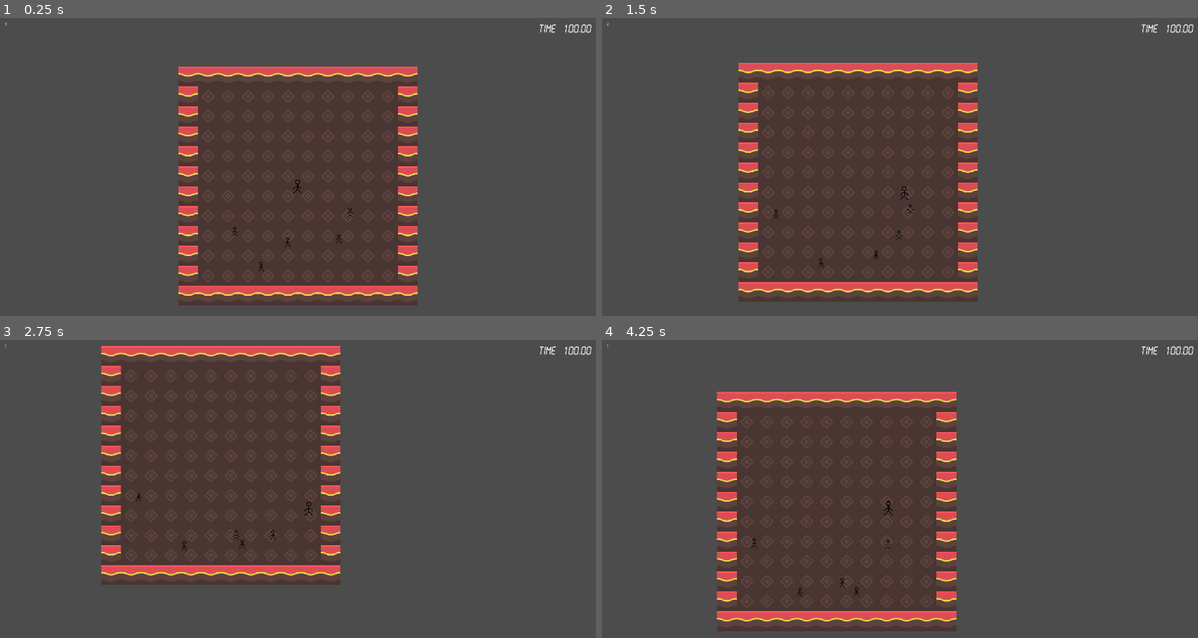
Above: before the commit, frames 1-4 (two rows, left to right).
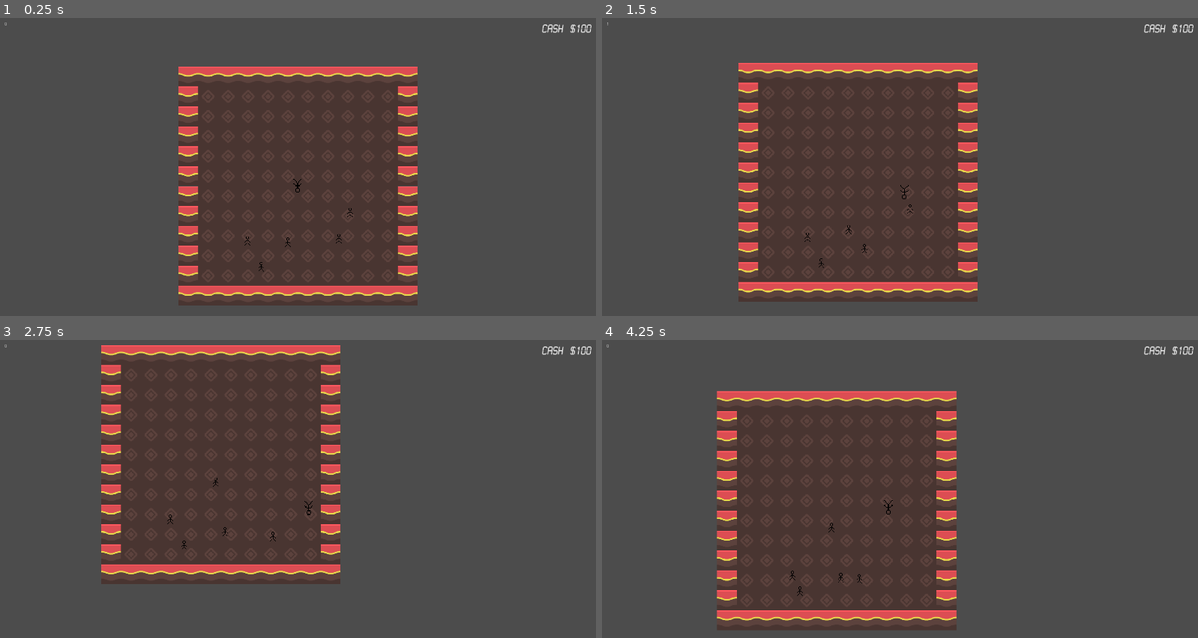
Above: after the commit, the same moments.

Repository: silentcoder99/LD46
Game: Godot game, scene res://Main.tscn
Two runs of this game, one before a commit and one after it. Both use one fixed random seed, a clock stepped at 60 frames per second and the inputs below.
Inputs (mouse positions are in pixels of both pictures, inside the frame that each line leads up to):
- Up to frame 1 (0.25 s): no input
- Up to frame 2 (1.5 s): tap Enter at 0.5 s; move the mouse to (1031, 169) at 0.52 s; hold Right (ui_right) 0.53-1.28 s; move the mouse to (780, 202) at 1.27 s; hold Down (ui_down) from 1.28 s (still down)
- Up to frame 3 (2.75 s): move the mouse to (357, 435) at 2.02 s; release Down (ui_down) at 2.03 s; hold Right (ui_right) from 2.03 s (still down)
- Up to frame 4 (4.25 s): move the mouse to (870, 575) at 2.77 s; release Right (ui_right) at 2.78 s; hold Up (ui_up) 2.78-3.53 s; move the mouse to (1078, 557) at 3.52 s; hold Left (ui_left) from 3.53 s (still down)

The runs differ from the first frame. In frame 1, 0.2% of the frame differs, in the area x 0-98%, y 1-77%; in frame 2, 0.2%; in frame 3, 2.7%, in the area x 0-98%, y 1-83%; in frame 4, 2.7%.

Commit message:
Add some incredible dancing

Diff:
--- a/Main.gd
+++ b/Main.gd
@@ -2,7 +2,7 @@
 
 export (int) var spawn_amount
 export (int) var spawn_area
-export (PackedScene) var Enemy
+export (PackedScene) var Partier
 export var time_limit = 100
 
 var damage_fade = 0
@@ -22,16 +22,16 @@
 		spawn_position.x = randi() % (spawn_area * 2) - spawn_area
 		spawn_position.y = randi() % (spawn_area * 2) - spawn_area
 
-		var enemy = Enemy.instance()
-		add_child(enemy)
-		enemy.position = spawn_position
+		var partier = Partier.instance()
+		add_child(partier)
+		partier.position = spawn_position
 
 func _process(delta):
 	time_limit -= delta
 	if time_limit <= 0:
 		get_tree().reload_current_scene()
 
-	$UI/DebugLabel.text = str($Player.nearby_enemies) + '\n'
+	$UI/DebugLabel.text = str($Player.nearby_partiers) + '\n'
 
 	if damage_fade >= 0:
 		$UI/DamageRect.color = transparent.linear_interpolate(opaque, damage_fade)
--- a/Main.tscn
+++ b/Main.tscn
@@ -1,20 +1,20 @@
 [gd_scene load_steps=9 format=2]
 
 [ext_resource path="res://Main.gd" type="Script" id=1]
-[ext_resource path="res://Enemy.tscn" type="PackedScene" id=2]
+[ext_resource path="res://Partier.tscn" type="PackedScene" id=2]
 [ext_resource path="res://tilesheet.png" type="Texture" id=3]
 [ext_resource path="res://Player.tscn" type="PackedScene" id=4]
 [ext_resource path="res://fonts/LCD-N___.TTF" type="DynamicFontData" id=5]
 
-[sub_resource type="ConvexPolygonShape2D" id=7]
+[sub_resource type="ConvexPolygonShape2D" id=1]
 points = PoolVector2Array( 0, 0, 64, 0, 64, 64, 0, 64 )
 
-[sub_resource type="TileSet" id=6]
+[sub_resource type="TileSet" id=2]
 0/name = "tilesheet.png 0"
 0/texture = ExtResource( 3 )
 0/tex_offset = Vector2( 0, 0 )
 0/modulate = Color( 1, 1, 1, 1 )
-0/region = Rect2( 0, 0, 576, 192 )
+0/region = Rect2( 0, 0, 64, 64 )
 0/tile_mode = 2
 0/autotile/icon_coordinate = Vector2( 2, 0 )
 0/autotile/tile_size = Vector2( 64, 64 )
@@ -43,11 +43,12 @@
 script = ExtResource( 1 )
 spawn_amount = 5
 spawn_area = 300
-Enemy = ExtResource( 2 )
+Partier = ExtResource( 2 )
 time_limit = 3000
 
 [node name="TileMap" type="TileMap" parent="."]
-tile_set = SubResource( 6 )
+tile_set = SubResource( 2 )
+cell_quadrant_size = 64
 format = 1
 tile_data = PoolIntArray( -327686, 0, 2, -327685, 0, 2, -327684, 0, 2, -327683, 0, 2, -327682, 0, 2, -327681, 0, 2, -39 …(2411 unchanged characters)…
 __meta__ = {
@@ -67,15 +68,15 @@
 "_edit_lock_": true
 }
 
-[node name="TimeLabel" type="Label" parent="UI"]
+[node name="MoneyLabel" type="Label" parent="UI"]
 anchor_left = 1.0
 anchor_right = 1.0
 margin_left = -270.0
 margin_top = 20.0
 margin_right = -20.0
 margin_bottom = 97.0
-custom_fonts/font = SubResource( 1 )
-text = "Time  100.00"
+custom_fonts/font = SubResource( 3 )
+text = "Cash  $100"
 align = 2
 
 [node name="DamageRect" type="ColorRect" parent="UI"]
--- a/Enemy.gd
+++ b/Partier.gd
@@ -6,33 +6,35 @@
 
 var screen_size
 
-var agro_old = false
-var agro = false
+var dancing_old = false
+var dancing = false
 var near_player = false
 
 var player
 var attraction
 
-func agro():
+func start_dancing():
 	near_player = true
 
-func unagro():
+func stop_dancing():
 	near_player = false
 
 func _process(delta):
+	if near_player:
+		dancing = true
+	else:
+		dancing = false
 
-	if near_player:
-		agro = true
-	else:
-		agro = false
+	if not dancing_old and dancing:
+		player.nearby_partiers += 1
+		$AnimatedSprite.play()
 
-	if not agro_old and agro:
-		player.nearby_enemies += 1
+	if dancing_old and not dancing:
+		player.nearby_partiers -= 1
+		$AnimatedSprite.stop()
+		$AnimatedSprite.set_frame(0)
 
-	if agro_old and not agro:
-		player.nearby_enemies -= 1
-
-	agro_old = agro
+	dancing_old = dancing
 
 func _ready():
 	screen_size = get_viewport_rect().size
--- a/Enemy.tscn
+++ b/Partier.tscn
@@ -1,15 +1,24 @@
-[gd_scene load_steps=5 format=2]
+[gd_scene load_steps=7 format=2]
 
-[ext_resource path="res://Enemy.gd" type="Script" id=1]
+[ext_resource path="res://Partier.gd" type="Script" id=1]
 [ext_resource path="res://person.png" type="Texture" id=2]
+[ext_resource path="res://person_upside_down.png" type="Texture" id=3]
 
 [sub_resource type="PhysicsMaterial" id=1]
 
-[sub_resource type="RectangleShape2D" id=2]
+[sub_resource type="SpriteFrames" id=2]
+animations = [ {
+"frames": [ ExtResource( 2 ), ExtResource( 3 ) ],
+"loop": true,
+"name": "dance",
+"speed": 5.0
+} ]
+
+[sub_resource type="RectangleShape2D" id=3]
 extents = Vector2( 4.5, 7.5 )
 
-[node name="Enemy" type="RigidBody2D" groups=[
-"enemy",
+[node name="Partier" type="RigidBody2D" groups=[
+"partier",
 ]]
 collision_layer = 3
 mode = 2
@@ -20,9 +29,10 @@
 min_move_time = 5.0
 max_move_time = 6
 
-[node name="Sprite" type="Sprite" parent="."]
+[node name="AnimatedSprite" type="AnimatedSprite" parent="."]
 scale = Vector2( 2, 2 )
-texture = ExtResource( 2 )
+frames = SubResource( 2 )
+animation = "dance"
 
 [node name="MoveTimer" type="Timer" parent="."]
 wait_time = 0.05
--- a/Player.gd
+++ b/Player.gd
@@ -2,7 +2,7 @@
 
 export var speed = 1000
 
-var nearby_enemies = 0
+var nearby_partiers = 0
 var boundary = 285
 
 func _process(delta):
@@ -20,27 +20,16 @@
 
 	apply_impulse(Vector2(), velocity.normalized() * speed);
 
-	#position += velocity.normalized() * speed * delta
-
-	#position.x = clamp(position.x, -boundary, boundary)
-	#position.y = clamp(position.y, -boundary, boundary)
-
-	#var mouse_position = get_global_mouse_position()
-	#look_at(mouse_position)
-
-	#Draw attraction radius
-	#update()
-
 func _input(event):
 	pass
 
 func _on_ProximityArea_body_entered(body):
-	if is_body_enemy(body):
-		body.agro()
+	if is_body_partier(body):
+		body.start_dancing()
 
 func _on_ProximityArea_body_exited(body):
-	if is_body_enemy(body):
-		body.unagro()
+	if is_body_partier(body):
+		body.stop_dancing()
 
-func is_body_enemy(body):
-	return "enemy" in body.get_groups()
+func is_body_partier(body):
+	return "partier" in body.get_groups()
--- a/Player.tscn
+++ b/Player.tscn
@@ -1,10 +1,19 @@
-[gd_scene load_steps=5 format=2]
+[gd_scene load_steps=7 format=2]
 
 [ext_resource path="res://Player.gd" type="Script" id=1]
 [ext_resource path="res://person.png" type="Texture" id=2]
+[ext_resource path="res://person_upside_down.png" type="Texture" id=3]
+
+[sub_resource type="SpriteFrames" id=3]
+animations = [ {
+"frames": [ ExtResource( 2 ), ExtResource( 3 ) ],
+"loop": true,
+"name": "dance",
+"speed": 5.0
+} ]
 
 [sub_resource type="CircleShape2D" id=1]
-radius = 200.0
+radius = 100.0
 
 [sub_resource type="RectangleShape2D" id=2]
 extents = Vector2( 4.5, 7.5 )
@@ -16,6 +25,12 @@
 gravity_scale = 0.0
 linear_damp = 50.0
 script = ExtResource( 1 )
+
+[node name="AnimatedSprite" type="AnimatedSprite" parent="."]
+scale = Vector2( 3, 3 )
+frames = SubResource( 3 )
+animation = "dance"
+playing = true
 
 [node name="Camera2D" type="Camera2D" parent="."]
 current = true
@@ -36,10 +51,6 @@
 [node name="ProximityCollider" type="CollisionShape2D" parent="ProximityArea"]
 shape = SubResource( 1 )
 
-[node name="Sprite" type="Sprite" parent="."]
-scale = Vector2( 3, 3 )
-texture = ExtResource( 2 )
-
 [node name="CollisionShape2D" type="CollisionShape2D" parent="."]
 position = Vector2( -1, 2 )
 scale = Vector2( 3, 3 )
Not shown: 1 places in Main.tscn that only renumber resources
Not shown: 1 places in Partier.tscn that only renumber resources
Binary file removed: bg.png
Binary file added: person_upside_down.png
Not shown, changed: person_upside_down.png.import
